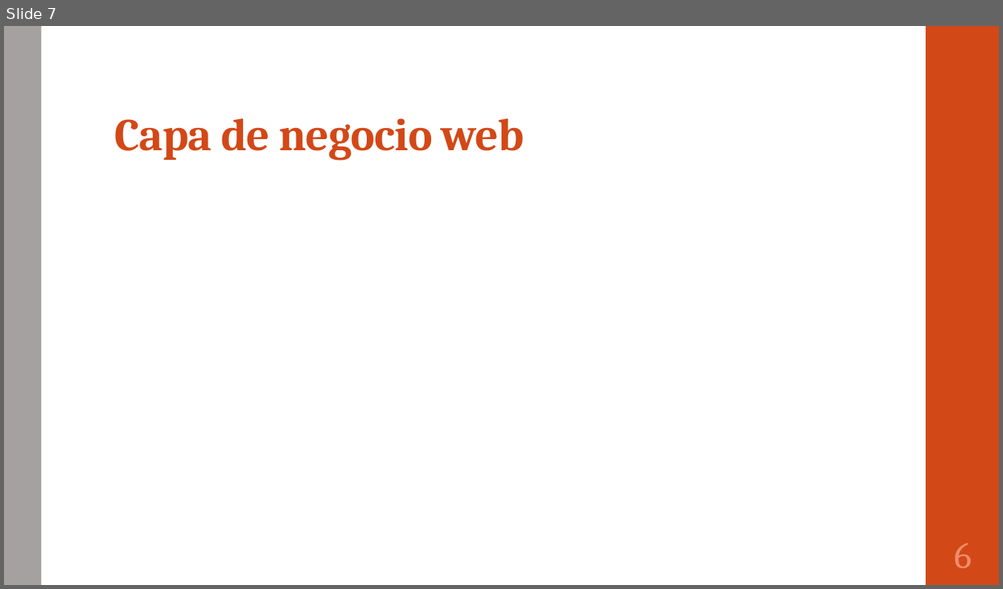
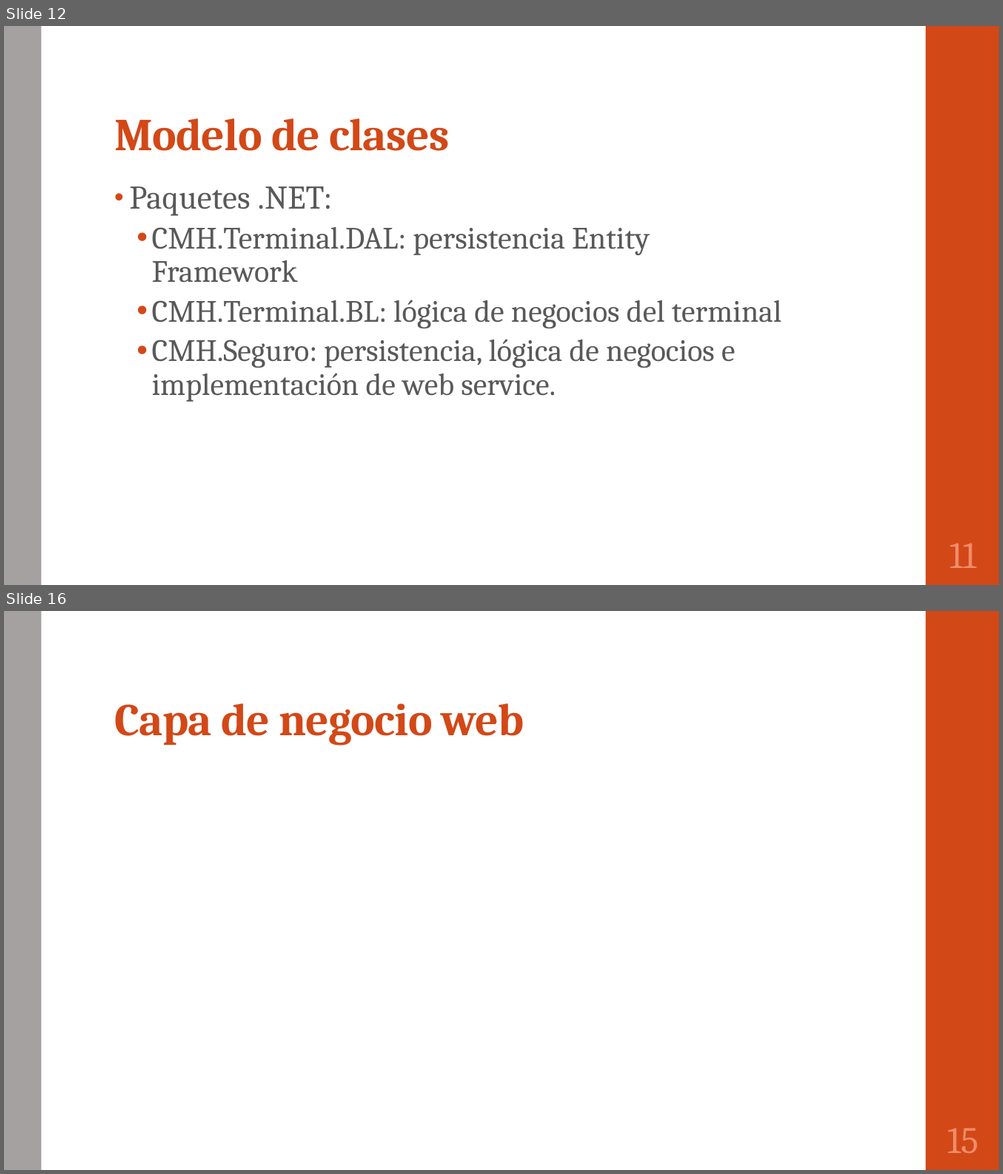
Before and after one commit to portafolio2016/hipocrates, a slide deck: Plantilla presentacion final.pptx. Shown one above the other, each under a label of ours: slide 7 before the commit, slides 12 and 16 after it; the slides between them are not shown. The pictures are 1003x589 and 1003x1174 pixels, drawn with LibreOffice and Linux fonts; fonts in the diff are those of the drawing. Boxes give left, top, right and bottom in pixels: in the first picture for what was removed or moved away, otherwise in the second. Text is boxed around its words. In the diff, an @@ line names an element or a change of style, - is before the commit and + after.

```diff
--- a/Plantilla presentacion final.pptx
+++ b/Plantilla presentacion final.pptx
@@ slide 12 added at [4,26,999,585], background #FFFFFF; not listed: 2 template elements that a slide beside it also shows @@
@@ title added at [114,118,449,151], 44 pt, text #D34817, bold @@
+Modelo de clases
@@ text added at [129,187,782,402], 30 pt, text #595959 @@
+• Paquetes .NET:
+  • CMH.Terminal.DAL: persistencia Entity Framework
+  • CMH.Terminal.BL: lógica de negocios del terminal
+  • CMH.Seguro: persistencia, lógica de negocios e implementación de web service.
@@ page number added at [949,543,976,568], 36 pt, text #EF8C6A @@
+11
@@ what was slide 7 is now slide 16 @@
@@ page number at [947,1128,978,1153]: text changed @@
-6
+15
```
Also in this commit, not shown: 6 slides changed, 8 other slides added.
